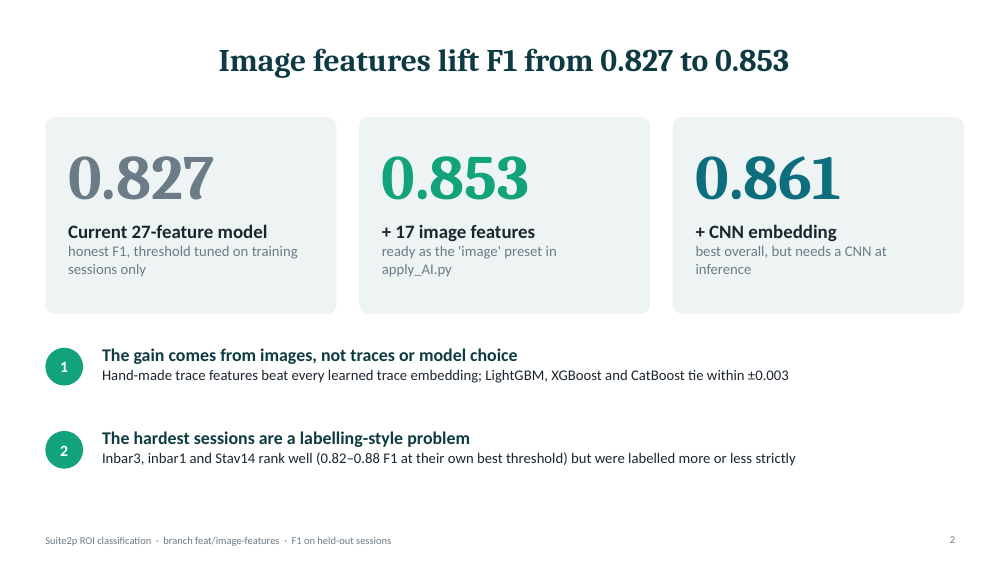
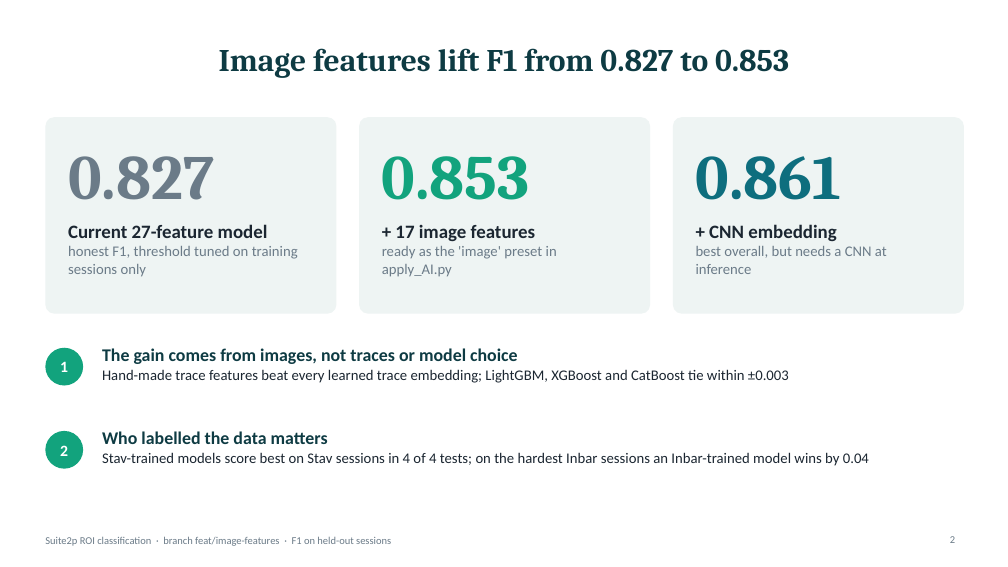
Before and after one commit to AddadyTom/suite2p-classification, a slide deck: slide 2 of results/suite2p_roi_classification_summary.pptx. Drawn at 1008x567 pixels with LibreOffice and Linux fonts; fonts in the diff are those of the drawing. Boxes give left, top, right and bottom in pixels: in the first picture for what was removed or moved away, otherwise in the second. Text is boxed around its words. In the diff, an @@ line names an element or a change of style, - is before the commit and + after.

```diff
--- a/results/suite2p_roi_classification_summary.pptx
+++ b/results/suite2p_roi_classification_summary.pptx
@@ text at (x1=102, y1=431, x2=869, y2=466): text changed @@
-The hardest sessions are a labelling-style problem
-Inbar3, inbar1 and Stav14 rank well (0.82–0.88 F1 at their own best threshold) but were labelled more or less strictly
+Who labelled the data matters
+Stav-trained models score best on Stav sessions in 4 of 4 tests; on the hardest Inbar sessions an Inbar-trained model wins by 0.04
```
Also in this commit, not shown: 2 other slides changed, 3 slides added, 2 other files.
